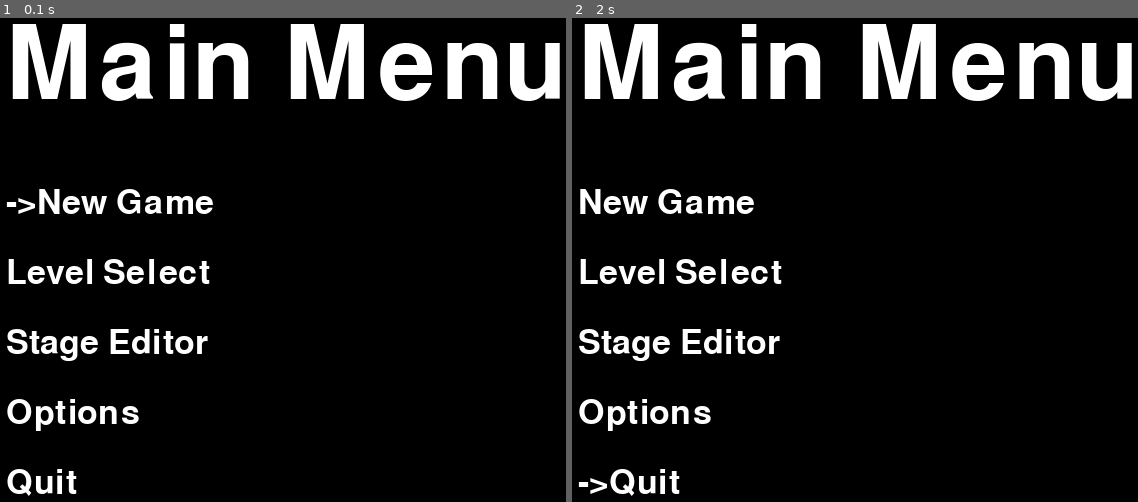
Above: before the commit, frames 1-2 (left to right).
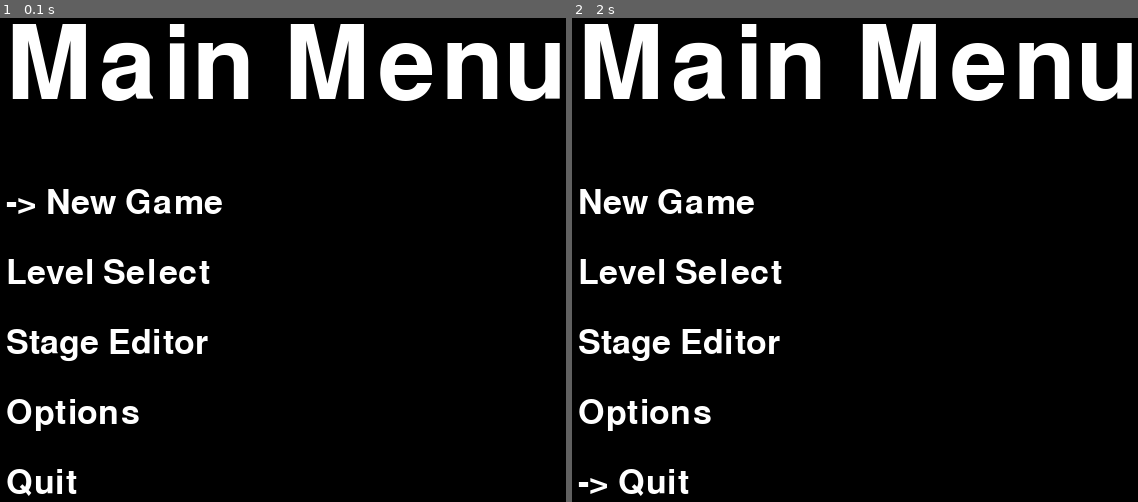
Above: after the commit, the same moments.

Repository: VoxLight/Breakout-pygame
Game: pygame game, started from game.py
The game is run twice, just before and just after one commit, with the same random seed, the same clock (stepped at 60 frames per second) and the same inputs.
Inputs:
- Up to frame 1 (0.1 s): no input
- Up to frame 2 (2 s): hold Up 0.33-0.8 s; hold Down 0.83-1.13 s; hold Up 1.17-1.53 s; hold Down 1.57-1.93 s; hold Up from 1.97 s (still down)

The runs differ from the first frame. In frame 1, 0.9% of the frame differs, in the area x 6-40%, y 35-41%; in frame 2, 0.4%.

Commit message:
Spaced the Cursor
Added a space between the cursor and the item that is selected to make visibility of which itme is sleected slightly clearer.

Diff:
--- a/menu.py
+++ b/menu.py
@@ -55,7 +55,7 @@
             nextpos = self.topleft[0], self.topleft[1] + (self.item_spacing + self.title_size)
             for item in self.items:
                 if self.items.index(item) == selected:
-                    text = "->" + item['name']
+                    text = "-> " + item['name']
                 else:
                     text = item['name']
                 draw_text(text, self.screen, nextpos, size=self.item_size, color=item['color'])
